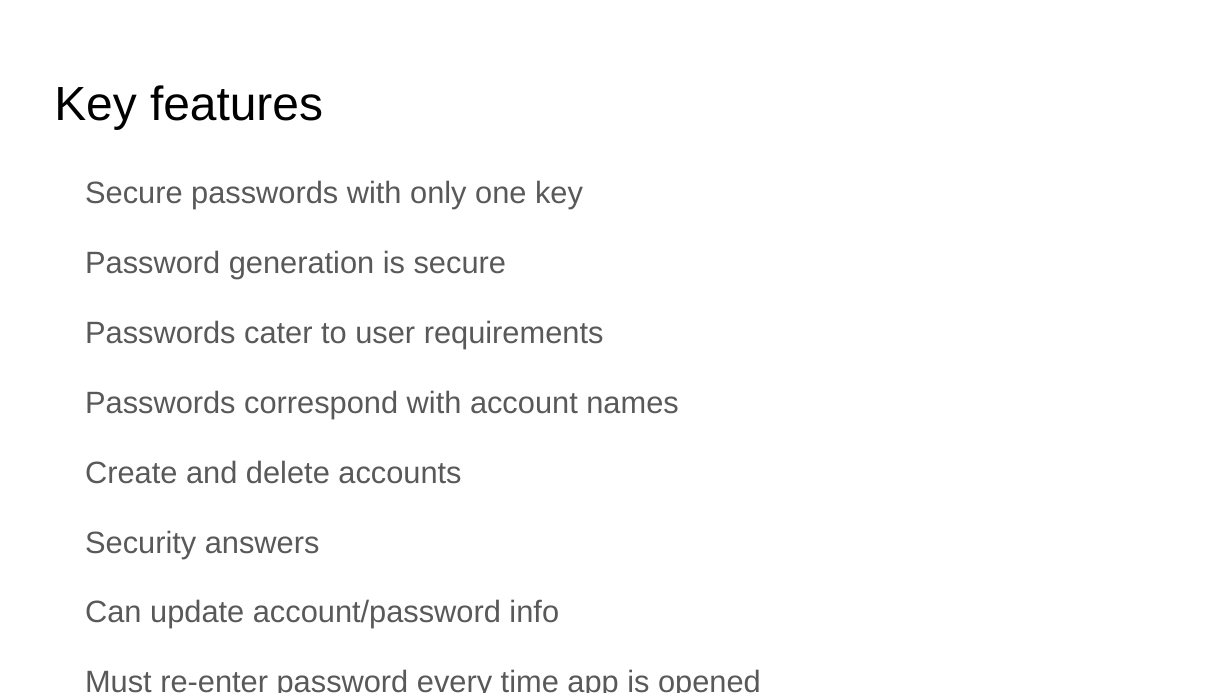
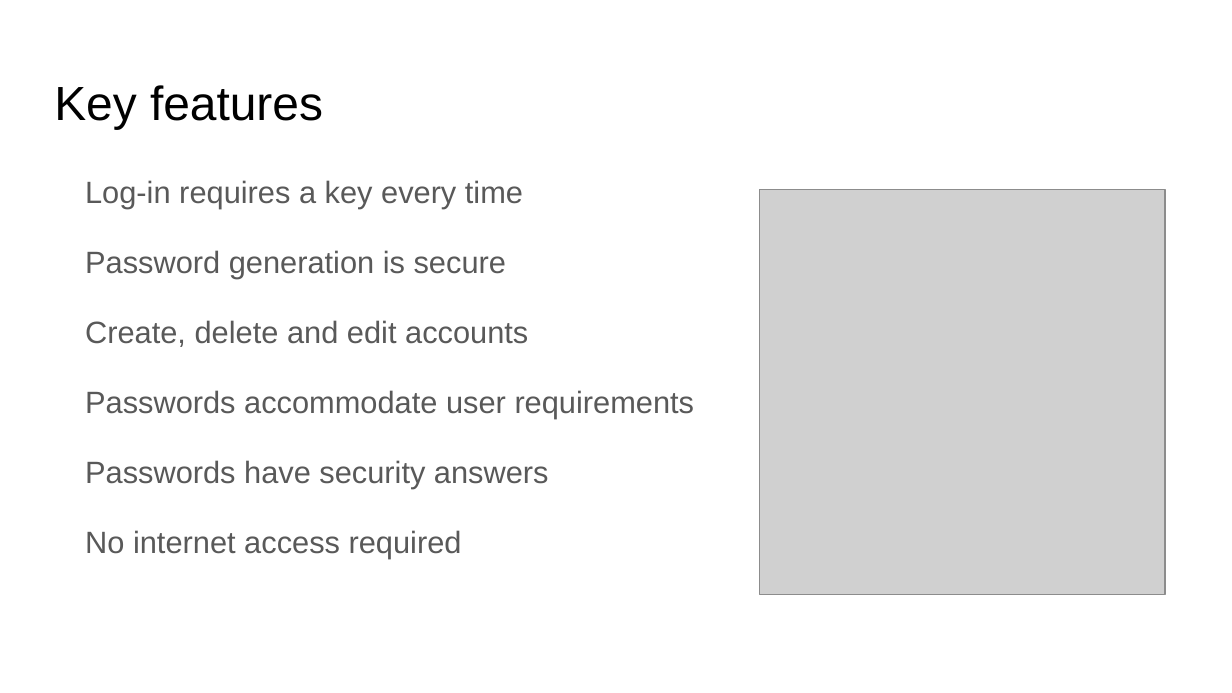
Before and after one commit to LeiLiu95/Password-Protector, a slide deck: slide 3 of Project Presentation.pptx. Drawn at 1232x693 pixels with LibreOffice and Linux fonts; fonts in the diff are those of the drawing; grey boxes stand for pictures. Boxes give left, top, right and bottom in pixels: in the first picture for what was removed or moved away, otherwise in the second. Text is boxed around its words. In the diff, an @@ line names an element or a change of style, - is before the commit and + after.

Commit message:
updated powerpoint

```diff
--- a/Project Presentation.pptx
+++ b/Project Presentation.pptx
@@ text at [85, 180, 523, 209]: text changed @@
-Secure passwords with only one key
+Log-in requires a key every time
@@ picture added at [760, 190, 1165, 595] @@
@@ text at [85, 320, 695, 488]: text changed @@
-Passwords cater to user requirements
-Passwords correspond with account names
-Create and delete accounts
-Security answers
-Can update account/password info
-Must re-enter password every time app is opened
+Create, delete and edit accounts
+Passwords accommodate user requirements
+Passwords have security answers
```
Also in this commit, not shown: 5 other slides changed.
